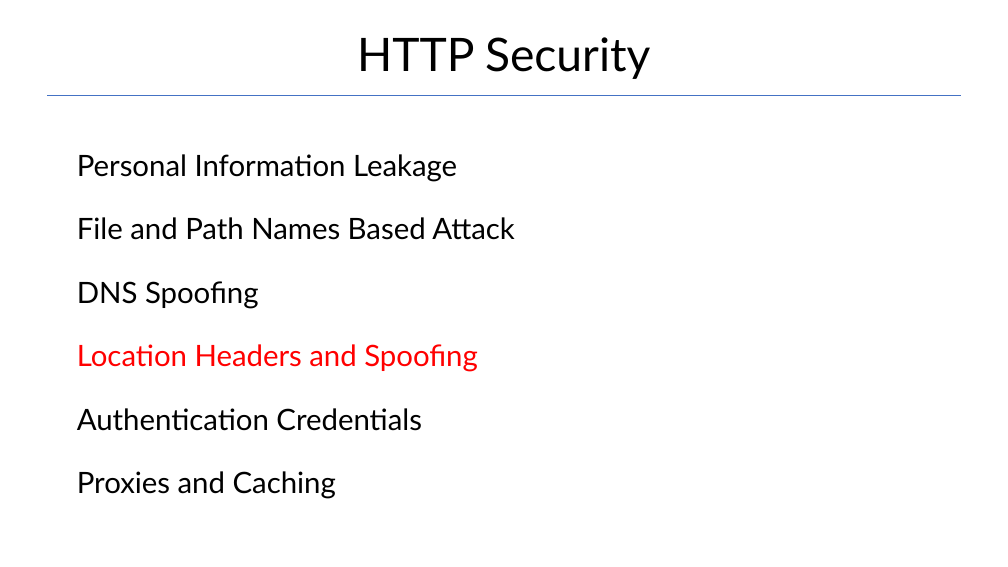
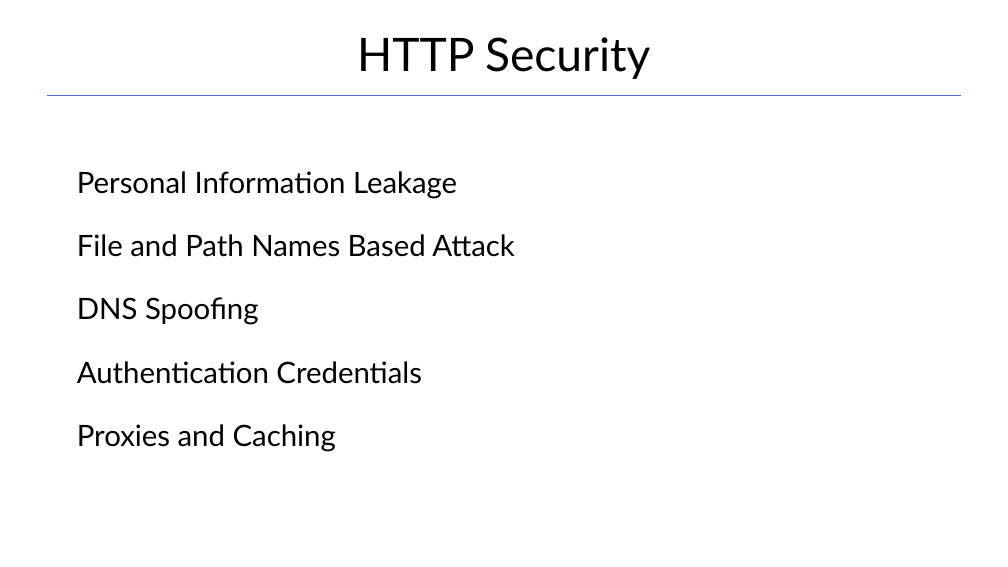
Before and after one commit to Garnik94/Levelup_presentations, a slide deck: slide 29 of Http/Http_presentation.pptx. Drawn at 1008x567 pixels with LibreOffice and Linux fonts; fonts in the diff are those of the drawing. Boxes give left, top, right and bottom in pixels: in the first picture for what was removed or moved away, otherwise in the second. Text is boxed around its words. In the diff, an @@ line names an element or a change of style, - is before the commit and + after.

```diff
--- a/Http/Http_presentation.pptx
+++ b/Http/Http_presentation.pptx
@@ text "Personal Information Leakage": place and size @@
-text "Personal Information Leakage" at (77,154,515,499)
+text "Personal Information Leakage" at (77,171,515,452)
@@ text at (77,344,478,372): paragraph removed @@
-Location Headers and Spoofing
```
Also in this commit, not shown: 1 other slide changed, 1 other file.
